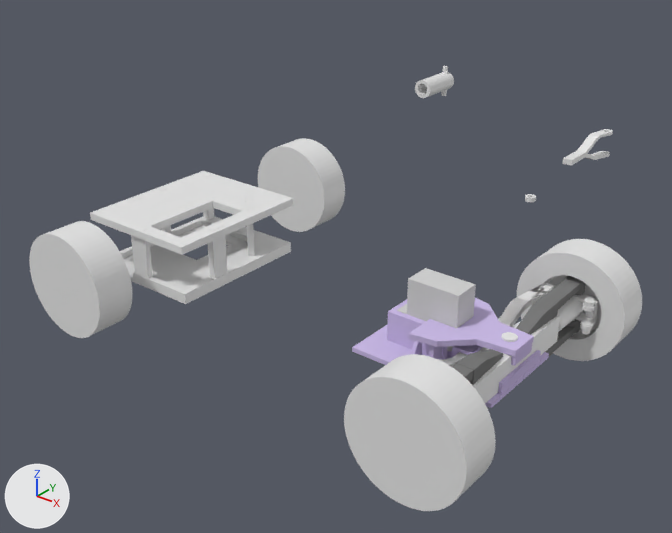
The Blender file Models/Chassis.blend, before and after one commit.
Both versions are drawn from a 50 mm lens placed at (31.0, -27.9, 18.7), pointed at (4.6, 5.0, -1.8). The lights are fixed; the arrows at lower left show +X, +Y and +Z.

The older version as bpy lines, for what is in view:
```python
me_cube_003 = bpy.data.meshes.new('Cube.003')
me_cube_003.from_pydata(...)  # 342 vertices, 208 faces; spans x -2.04..1.12, y 0.0..8.52, z -3.34..3.34
me_cube_029 = bpy.data.meshes.new('Cube.029')
me_cube_029.from_pydata(...)  # 482 vertices, 332 faces; spans x -4.24..1.22, y -3.0..3.0, z -12.1..1.0
me_cube_029.materials.append(mat_material)  # purple #cbbce7
me_cylinder = bpy.data.meshes.new('Cylinder')
me_cylinder.from_pydata(...)  # a 64-sided cylinder along z spanning x -1.0..1.0, y -1.0..1.0, z -1.0..1.0
me_cylinder_001 = bpy.data.meshes.new('Cylinder.001')
me_cylinder_001.from_pydata(...)  # 256 vertices, 132 faces; spans x -0.3..0.3, y -0.3..0.3, z -0.04..0.04
me_cylinder_003 = bpy.data.meshes.new('Cylinder.003')
me_cylinder_003.from_pydata(...)  # a 64-sided cylinder along z spanning x -1.0..1.0, y -1.0..1.0, z -1.0..1.0
ob_cube_005 = bpy.data.objects.new('Cube.005', me_cube_003)
ob_cube_005.location = (9.0, 22.0, 0.0)
ob_cube_005.scale = (0.294, 0.6, 0.24)
ob_cube_015 = bpy.data.objects.new('Cube.015', me_cube_029)
ob_cube_015.location = (16.8, 0.0, 0.76)
ob_cube_015.scale = (0.7, 0.7, 0.126)
ob_cylinder = bpy.data.objects.new('Cylinder', me_cylinder)
ob_cylinder.location = (-1.2, 9.1, 0.0)
ob_cylinder.rotation_euler = (-1.571, 1.571, 0.0)  # degrees (-90, 90, 0)
ob_cylinder.scale = (2.45, 2.45, 0.9)
ob_cylinder_001 = bpy.data.objects.new('Cylinder.001', me_cylinder_003)
ob_cylinder_001.location = (-1.2, -6.0, 0.0)
ob_cylinder_001.rotation_euler = (-1.571, 1.571, 0.0)  # degrees (-90, 90, 0)
ob_cylinder_001.scale = (2.45, 2.45, 0.9)
ob_cylinder_007 = bpy.data.objects.new('Cylinder.007', me_cylinder_001)
ob_cylinder_007.location = (9.0, 17.0, -0.71)
ob_cylinder_007.scale = (1.0, 1.0, 3.12)
# also in view: 'Cylinder.009' at (17.0, -3.5, 0.8); 'Cylinder.017' at (17.0, -6.1, 0.0); 'Cylinder.003' at (17.0, 6.1, 0.0); 'Cube.003' at (14.5, 0.0, -0.1); 'Cube.012_Cube.001' at (13.9, 0.0, 0.9)
```
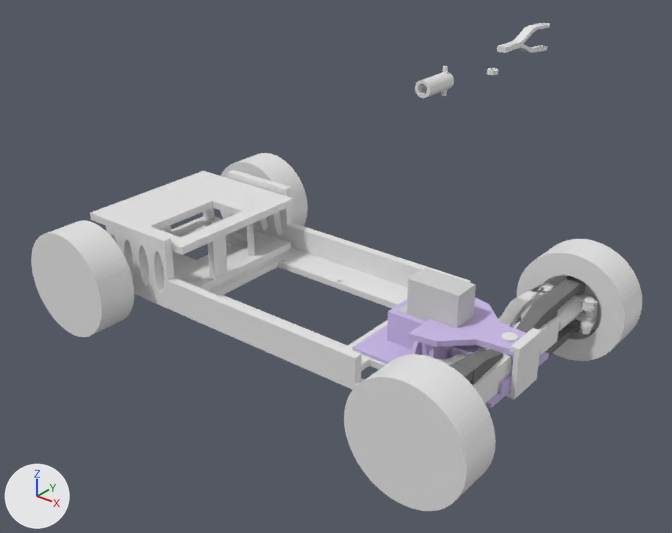
What changed in the scene script:
```text
Add me_cube_022:
    me_cube_022.from_pydata(...)  # 1452 vertices, 731 faces; spans x -1.4..1.7, y -1.0..1.0, z -1.0..21.2
Change ob_cylinder:
    ob_cylinder.location: (-1.2, 9.1, 0.0) -> (-1.2, 5.9, 0.0)
Change ob_cylinder_001:
    ob_cylinder_001.location: (-1.2, -6.0, 0.0) -> (-1.2, -5.9, 0.0)
Change ob_cylinder_007:
    ob_cylinder_007.location: (9.0, 17.0, -0.71) -> (6.0, 17.0, 6.0)
Change ob_cube_005:
    ob_cube_005.location: (9.0, 22.0, 0.0) -> (4.0, 22.0, 6.0)
Add ob_cube_008:
    ob_cube_008 = bpy.data.objects.new('Cube.008', me_cube_022)
    ob_cube_008.location = (7.0, 0.0, -0.9)
    ob_cube_008.scale = (6.3, 4.15, 0.15)
```

Pixel boxes [x1, y1, x2, y2] of what changed, in the pictures (672 x 533 px):
'Cube.008', added: after [105, 170, 542, 399]
'Cylinder.001', moved: before [29, 221, 132, 338]; after [31, 220, 134, 337]
'Cylinder', moved: before [258, 138, 345, 232]; after [220, 153, 308, 231]
'Cube.005', moved: before [562, 129, 613, 166]; after [497, 23, 550, 53]
'Cylinder.007', moved: before [525, 194, 536, 202]; after [487, 68, 498, 75]
